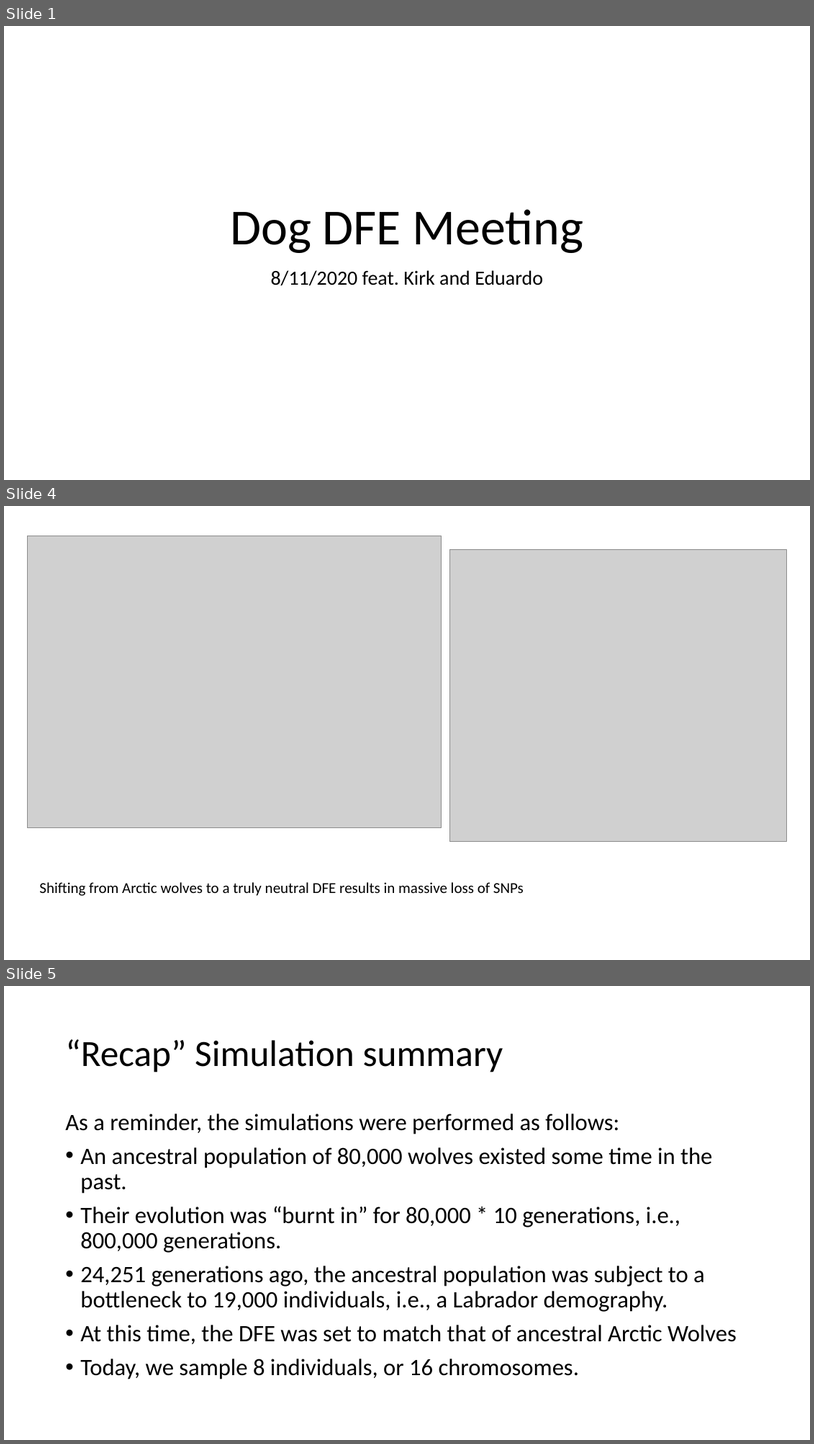
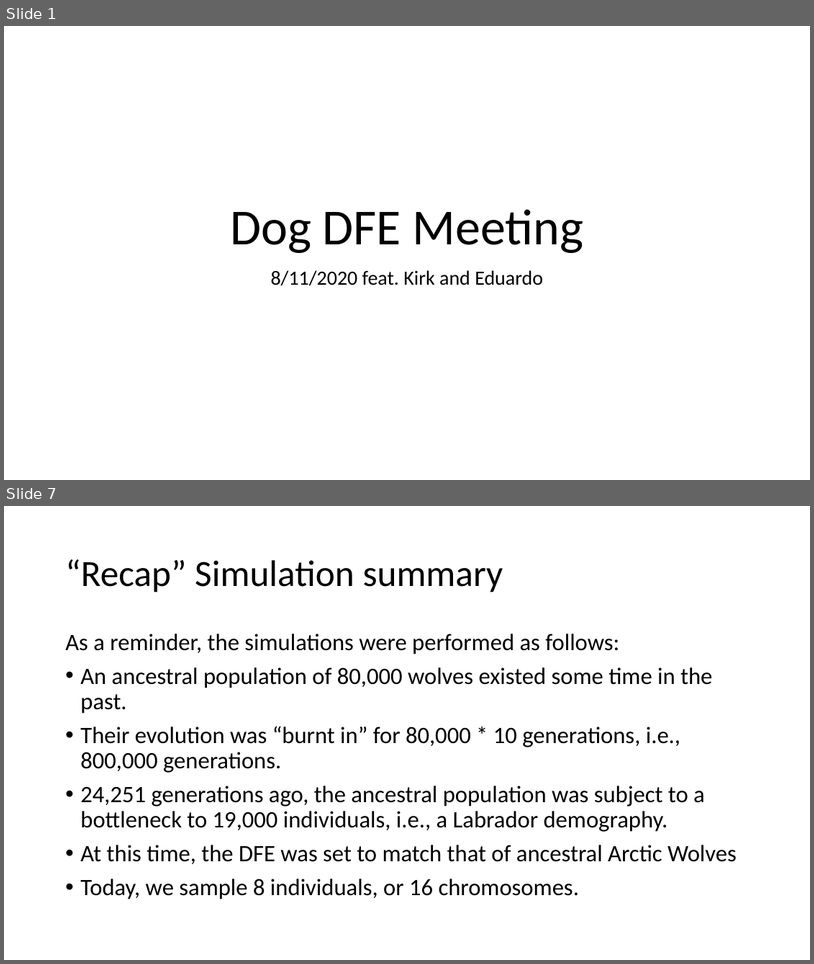
Before and after one commit to jon-mah/lohmueller_lab, a slide deck: 2020_08_25_dog_dfe_meeting.pptx. Shown one above the other, each under a label of ours: slides 1, 4 and 5 before the commit, slides 1 and 7 after it; the slides between them are not shown. The pictures are 814x1444 and 814x964 pixels, drawn with LibreOffice and Linux fonts; fonts in the diff are those of the drawing; grey boxes stand for pictures. Boxes give left, top, right and bottom in pixels: in the first picture for what was removed or moved away, otherwise in the second. Text is boxed around its words. In the diff, an @@ line names an element or a change of style, - is before the commit and + after.

Commit message:
no demo no shift sim.

```diff
--- a/2020_08_25_dog_dfe_meeting.pptx
+++ b/2020_08_25_dog_dfe_meeting.pptx
@@ slide 4 removed at (4, 506, 810, 960), background #FFFFFF @@
@@ picture removed at (27, 536, 441, 827) @@
@@ picture removed at (450, 549, 787, 841) @@
@@ text removed at (39, 882, 524, 896) @@
-Shifting from Arctic wolves to a truly neutral DFE results in massive loss of SNPs
@@ what was slide 5 is now slide 7 @@
```
Also in this commit, not shown: 6 slides added, 2 other slides removed, 16 other files.
